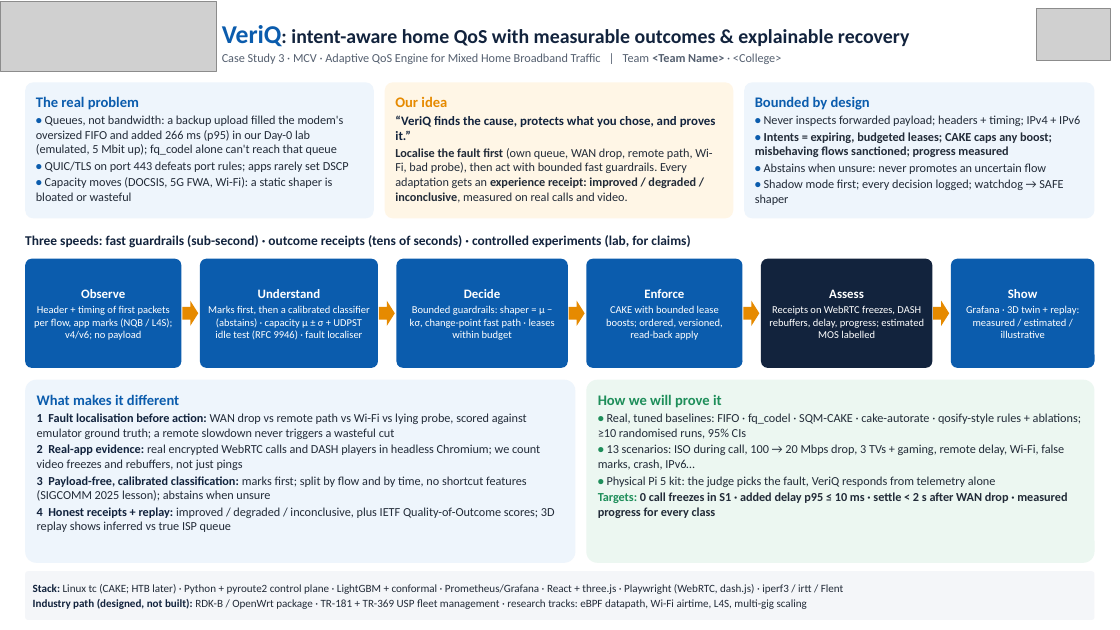
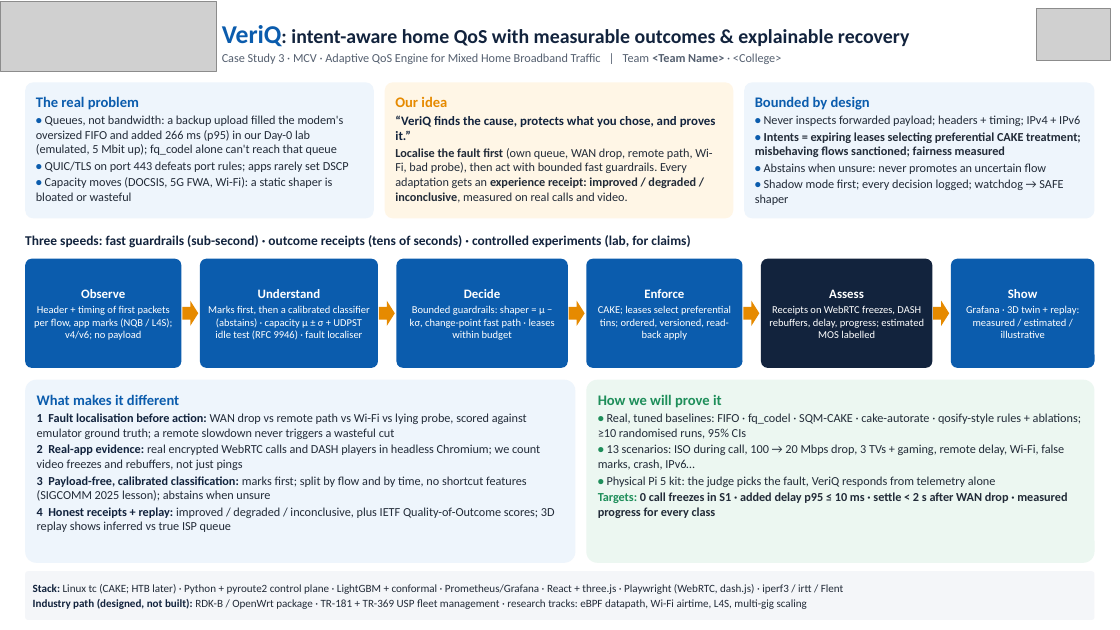
Before and after one commit to Imrahul4361/Tata-Elxsi-Teliport, a slide deck: slide 2 of submission/Round1_Case3_VeriQ.pptx. Drawn at 1120x630 pixels with LibreOffice and Linux fonts; fonts in the diff are those of the drawing; grey boxes stand for pictures. Boxes give left, top, right and bottom in pixels: in the first picture for what was removed or moved away, otherwise in the second. Text is boxed around its words. In the diff, an @@ line names an element or a change of style, - is before the commit and + after.

```diff
--- a/submission/Round1_Case3_VeriQ.pptx
+++ b/submission/Round1_Case3_VeriQ.pptx
@@ text in rounded rectangle at (x1=755, y1=132, x2=1081, y2=157): text changed @@
-• Intents = expiring, budgeted leases; CAKE caps any boost; misbehaving flows sanctioned; progress measured
+• Intents = expiring leases selecting preferential CAKE treatment; misbehaving flows sanctioned; fairness measured
@@ text in rounded rectangle at (x1=598, y1=305, x2=731, y2=340): text changed @@
-CAKE with bounded lease boosts; ordered, versioned, read-back apply
+CAKE; leases select preferential tins; ordered, versioned, read-back apply
```
Also in this commit, not shown: 7 other files.
